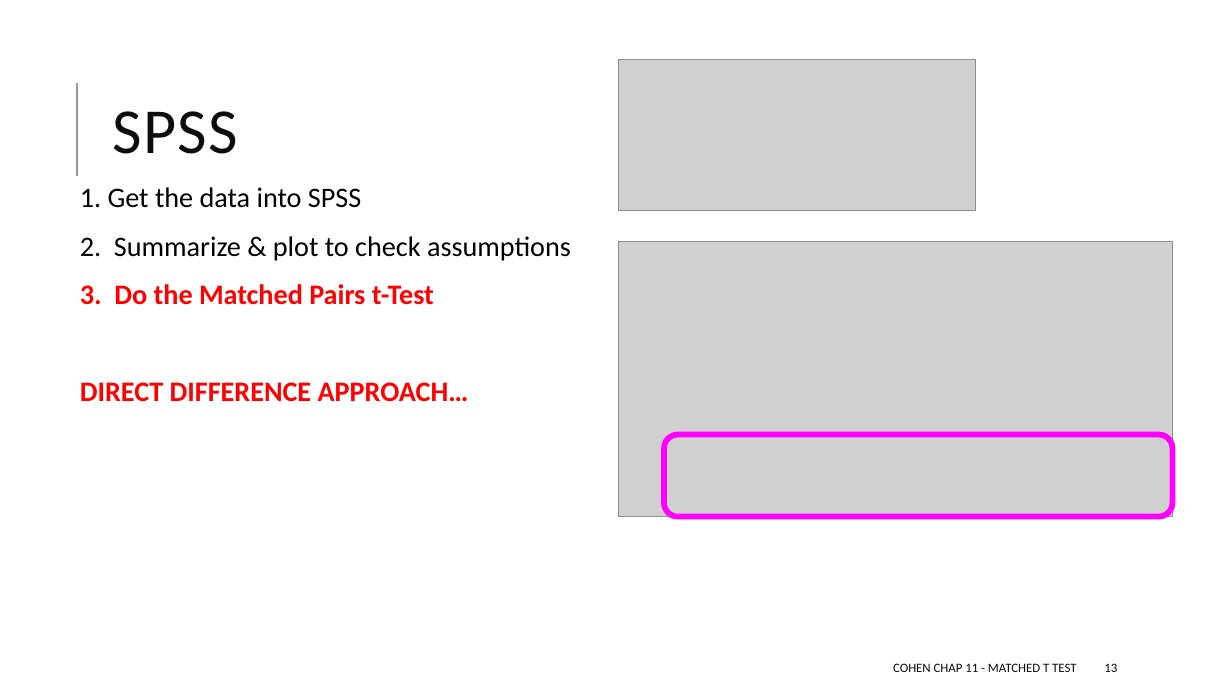
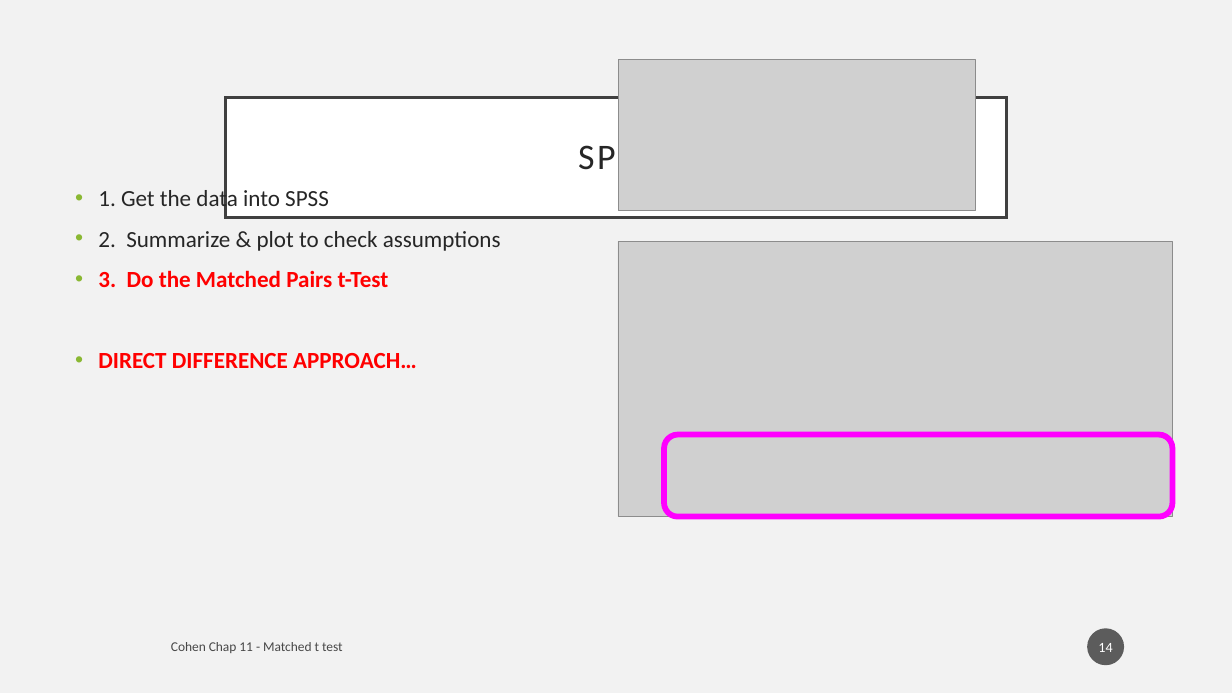
Before and after one commit to TysonStanley/EDUC-6600, a slide deck: slide 14 of old/Cohen chap 11 Matched t Test (screen).pptx (slide 13 before the commit). Drawn at 1232x693 pixels with LibreOffice and Linux fonts; fonts in the diff are those of the drawing; grey boxes stand for pictures. Boxes give left, top, right and bottom in pixels: in the first picture for what was removed or moved away, otherwise in the second. Text is boxed around its words. In the diff, an @@ line names an element or a change of style, - is before the commit and + after.

```diff
--- a/old/Cohen chap 11 Matched t Test (screen).pptx
+++ b/old/Cohen chap 11 Matched t Test (screen).pptx
@@ background #FFFFFF to #F2F2F2 @@
@@ line removed from (77, 176) to (77, 83) @@
@@ title "SPSS": place and size @@
-title "SPSS" at bbox=[113, 111, 238, 154]
+title "SPSS" at bbox=[226, 97, 1006, 217]
@@ title "SPSS" at bbox=[226, 97, 1006, 217]: size 50 to 28 pt, text colour #0D0D0D to #262626, letter spacing 1 to 2 pt; alignment left to centre; line spacing 0.8 to 0.9; fill none to #FFFFFF; outline none to #404040 2.5 pt @@
@@ text "1. Get the data into ..." at bbox=[98, 186, 501, 368]: size 22 to 18 pt; text colour #000000 to #262626 in "1. Get the data into SPSS", "2. Summarize & plot to check assumptions"; bullet   to •; line spacing 0.9 to 1; less space between paragraphs; bullet colour #969696 to #8AB833 @@
@@ page number added at bbox=[1088, 628, 1125, 665], fill #1D1D1D at 70% opacity, 11 pt, text #FFFFFF @@
+14
@@ text at bbox=[171, 642, 343, 653]: text changed; size 10 to 10.5 pt; text colour #0D0D0D to #000000 at 70% opacity @@
-COHEN CHAP 11 - MATCHED T TEST
+Cohen Chap 11 - Matched t test
@@ page number removed at bbox=[1104, 663, 1117, 672] @@
-13
```
Also in this commit, not shown: 18 other slides changed, 1 slide added, 2 other files.
